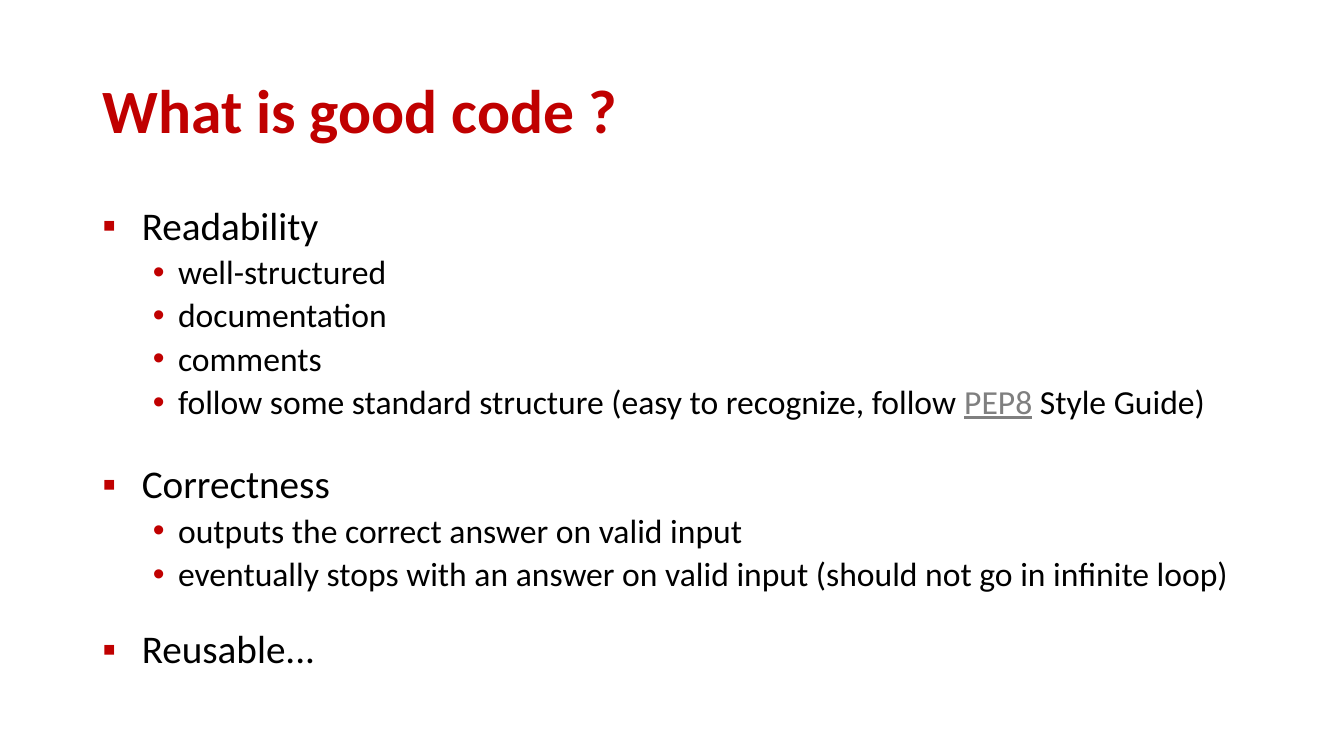
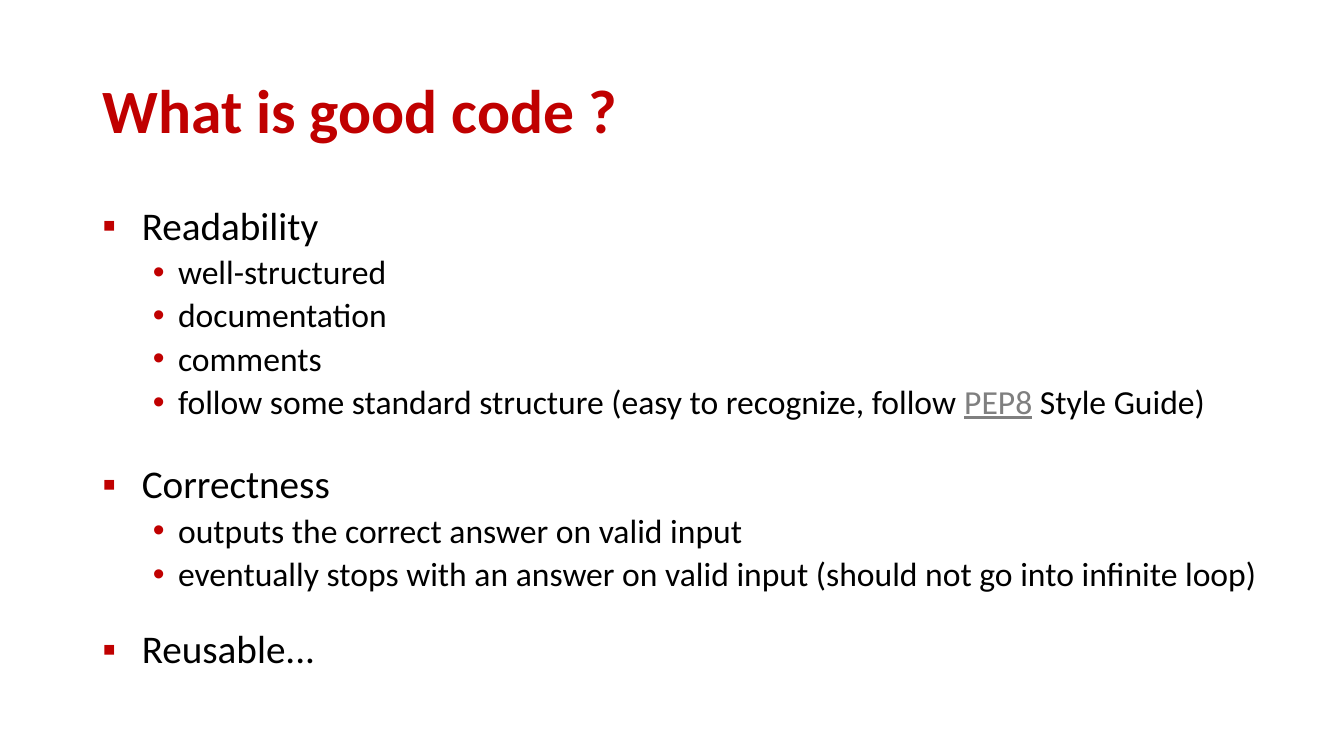
Before and after one commit to gsbrodal/gsbrodal.github.io, a slide deck: slide 4 of ipsa/slides/testing.pptx. Drawn at 1344x756 pixels with LibreOffice and Linux fonts; fonts in the diff are those of the drawing. Boxes give left, top, right and bottom in pixels: in the first picture for what was removed or moved away, otherwise in the second. Text is boxed around its words. In the diff, an @@ line names an element or a change of style, - is before the commit and + after.

```diff
--- a/ipsa/slides/testing.pptx
+++ b/ipsa/slides/testing.pptx
@@ text at (178, 561, 1256, 592): text changed @@
-  • eventually stops with an answer on valid input (should not go in infinite loop)
+  • eventually stops with an answer on valid input (should not go into infinite loop)
```
Also in this commit, not shown: 2 other slides changed, 3 other files.
